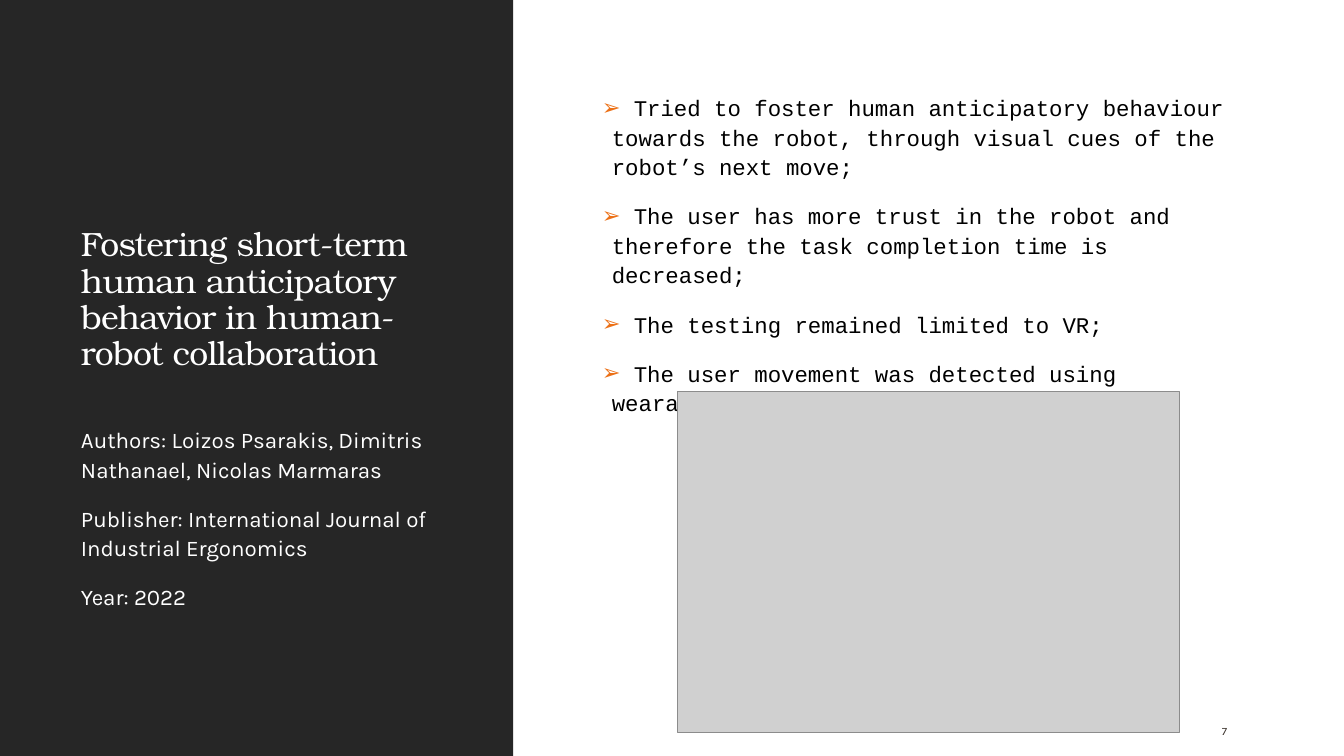
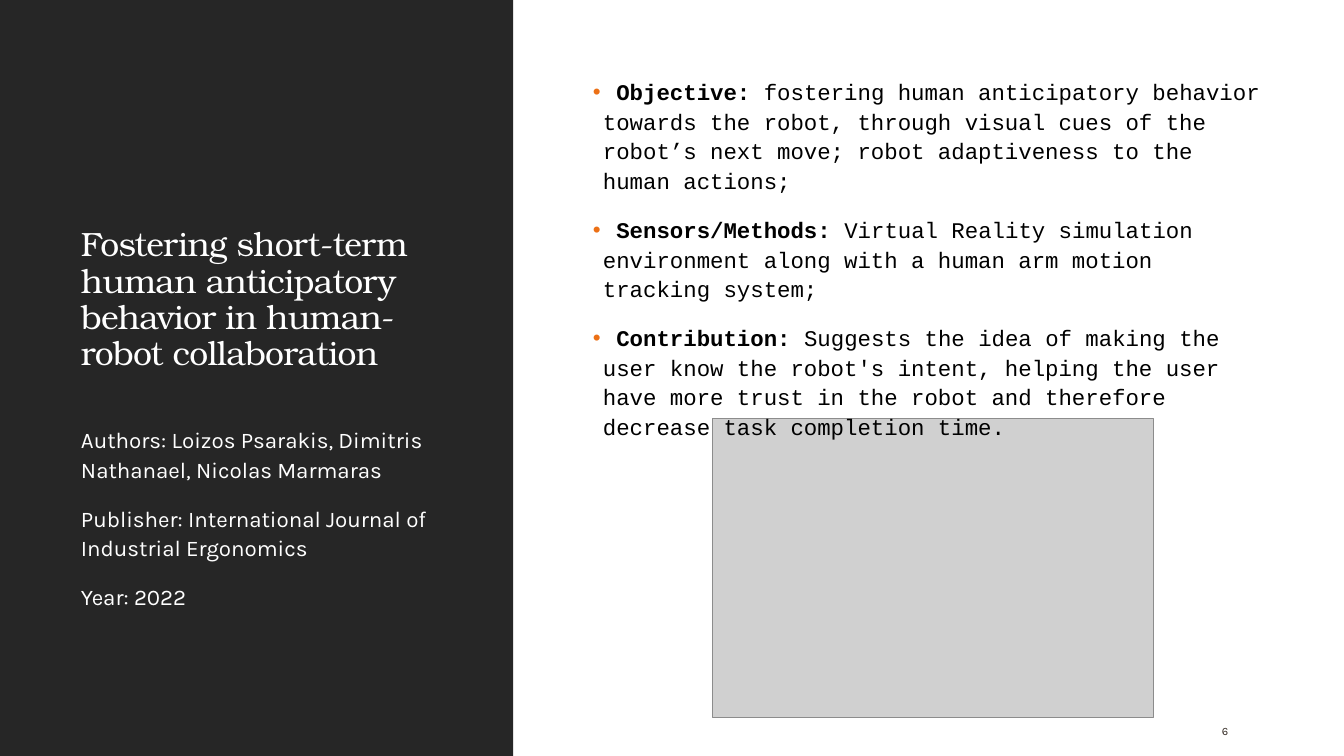
Before and after one commit to pedromiglou/MRSI_Thesis_Action_Anticipation, a slide deck: slide 6 of Robot Action Anticipation for Collaborative Assembly Tasks.pptx (slide 7 before the commit). Drawn at 1344x756 pixels with LibreOffice and Linux fonts; fonts in the diff are those of the drawing; grey boxes stand for pictures. Boxes give left, top, right and bottom in pixels: in the first picture for what was removed or moved away, otherwise in the second. Text is boxed around its words. In the diff, an @@ line names an element or a change of style, - is before the commit and + after.

```diff
--- a/Robot Action Anticipation for Collaborative Assembly Tasks.pptx
+++ b/Robot Action Anticipation for Collaborative Assembly Tasks.pptx
@@ text at [603, 84, 1259, 440]: text changed @@
-➢ Tried to foster human anticipatory behaviour towards the robot, through visual cues of the robot’s next move;
-➢ The user has more trust in the robot and therefore the task completion time is decreased;
-➢ The testing remained limited to VR;
-➢ The user movement was detected using wearables.
+• Objective: fostering human anticipatory behavior towards the robot, through visual cues of the robot’s next move; robot adaptiveness to the human actions;
+• Sensors/Methods: Virtual Reality simulation environment along with a human arm motion tracking system;
+• Contribution: Suggests the idea of making the user know the robot's intent, helping the user have more trust in the robot and therefore decrease task completion time.
@@ picture: place and size @@
-picture at [678, 392, 1180, 733]
+picture at [713, 418, 1153, 717]
@@ page number at [1222, 728, 1228, 735]: text changed @@
-7
+6
```
Also in this commit, not shown: 5 other slides changed, 1 slide added, 2 slides removed, 12 other files.
